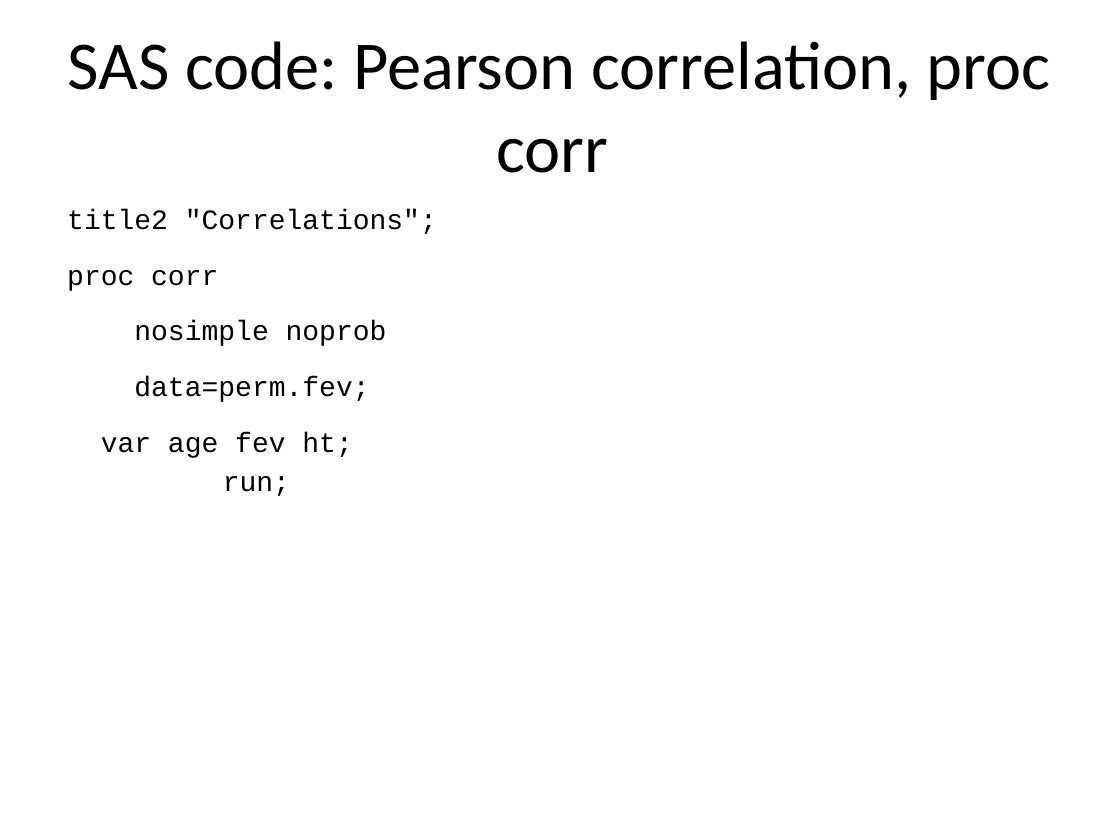
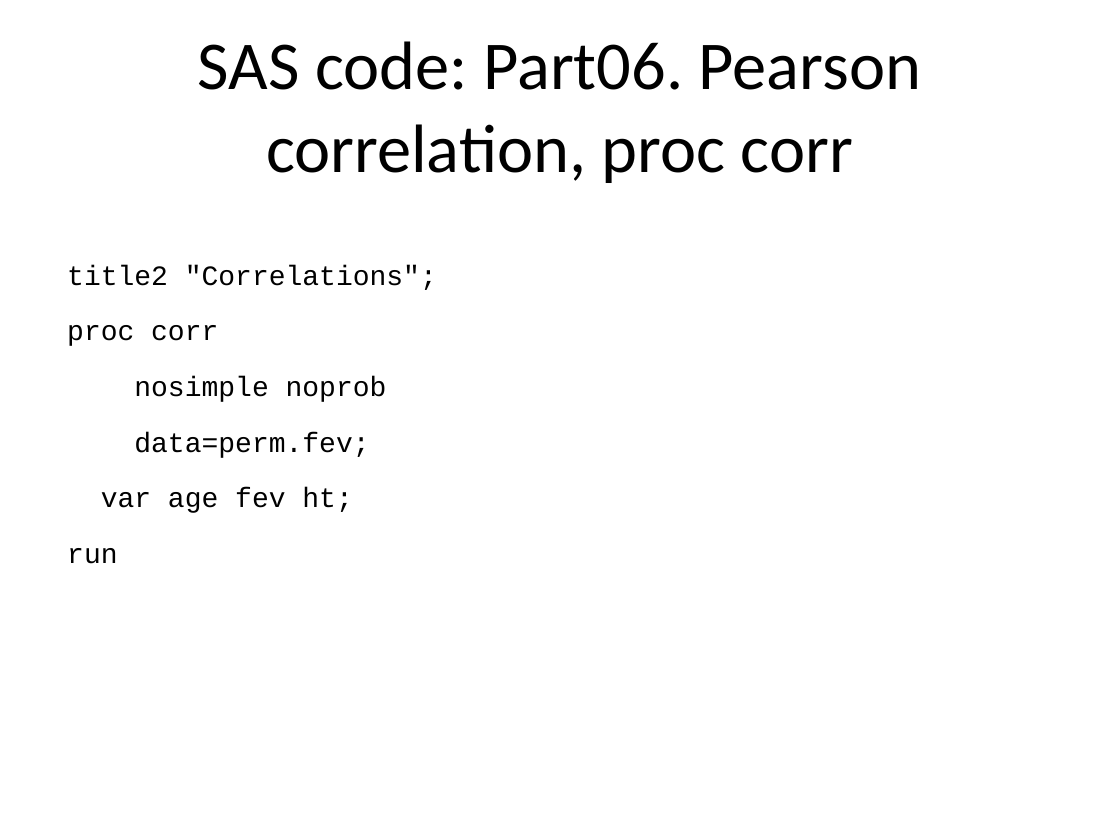
Before and after one commit to pmean/introduction-to-SAS, a slide deck: slide 13 of results/5507-05-simon-slides-and-speaker-notes.pptx. Drawn at 1120x840 pixels with LibreOffice and Linux fonts; fonts in the diff are those of the drawing. Boxes give left, top, right and bottom in pixels: in the first picture for what was removed or moved away, otherwise in the second. Text is boxed around its words. In the diff, an @@ line names an element or a change of style, - is before the commit and + after.

```diff
--- a/results/5507-05-simon-slides-and-speaker-notes.pptx
+++ b/results/5507-05-simon-slides-and-speaker-notes.pptx
@@ title at [198, 41, 921, 183]: text changed @@
-SAS code: Pearson correlation, proc corr
+SAS code: Part06. Pearson correlation, proc corr
@@ text at [67, 265, 437, 564]: text changed @@
-title2 "Correlations";
-proc corr
-nosimple noprob
-data=perm.fev;
-var age fev ht;
-run;
+title2 "Correlations";
+proc corr
+nosimple noprob
+data=perm.fev;
+var age fev ht;
+run
```
Also in this commit, not shown: 22 other slides changed, 15 other files.
